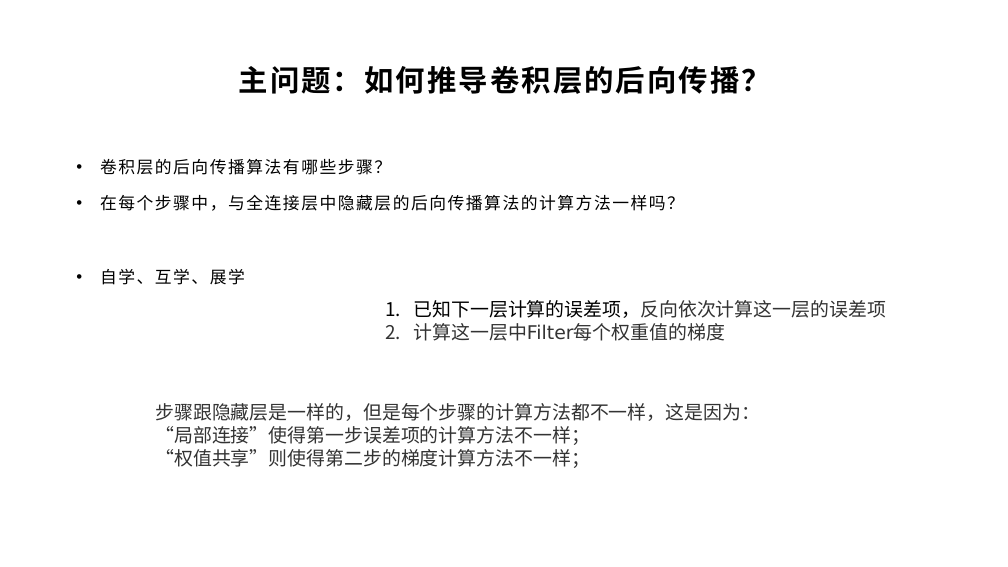
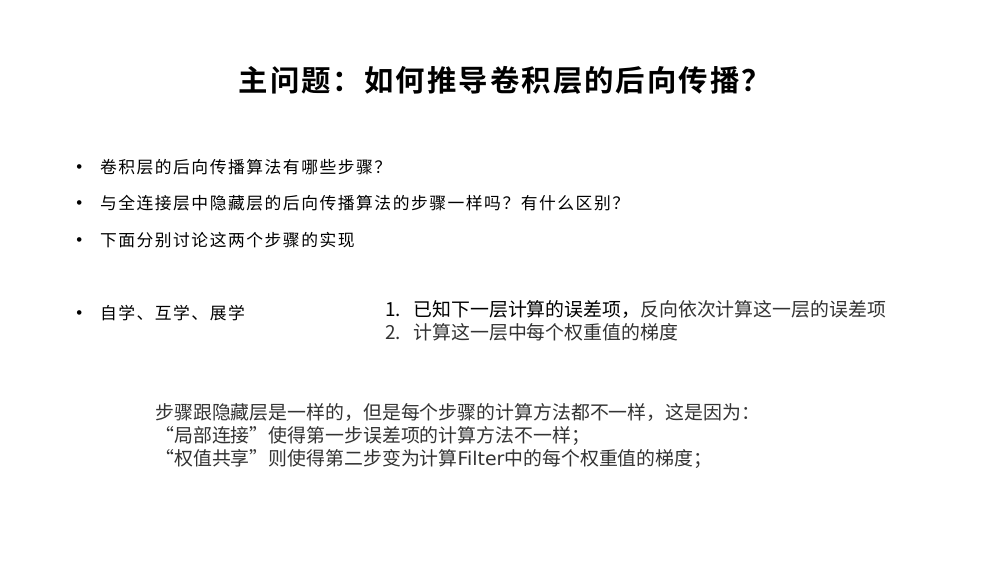
Before and after one commit to yyc-git/DeepLearningEdu, a slide deck: slide 8 of lessons/10_conv_layer_backward/ppt/卷积层的后向传播推导.pptx. Drawn at 1008x567 pixels with LibreOffice and Linux fonts; fonts in the diff are those of the drawing; background and template pictures are left out. Boxes give left, top, right and bottom in pixels: in the first picture for what was removed or moved away, otherwise in the second. Text is boxed around its words. In the diff, an @@ line names an element or a change of style, - is before the commit and + after.

```diff
--- a/lessons/10_conv_layer_backward/ppt/卷积层的后向传播推导.pptx
+++ b/lessons/10_conv_layer_backward/ppt/卷积层的后向传播推导.pptx
@@ text at (x1=100, y1=195, x2=629, y2=248): text changed @@
-• 在每个步骤中，与全连接层中隐藏层的后向传播算法的计算方法一样吗？
+• 与全连接层中隐藏层的后向传播算法的步骤一样吗？有什么区别？
+• 下面分别讨论这两个步骤的实现
@@ text at (x1=414, y1=323, x2=679, y2=341): text changed @@
-2. 计算这一层中Filter每个权重值的梯度
+2. 计算这一层中每个权重值的梯度
@@ text at (x1=155, y1=449, x2=712, y2=468): text changed @@
-“权值共享”则使得第二步的梯度计算方法不一样；
+“权值共享”则使得第二步变为计算Filter中的每个权重值的梯度；
```
Also in this commit, not shown: 8 other slides changed, 1 slide added, 1 other file.
